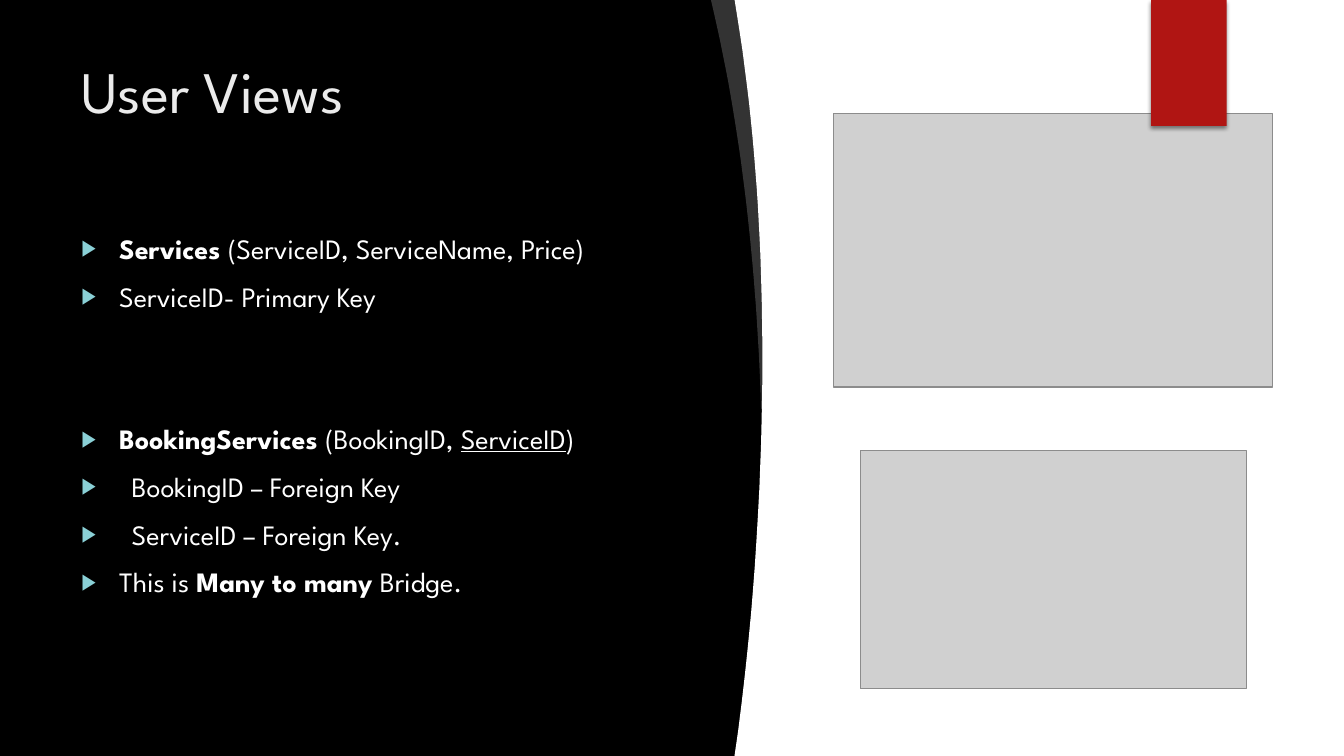
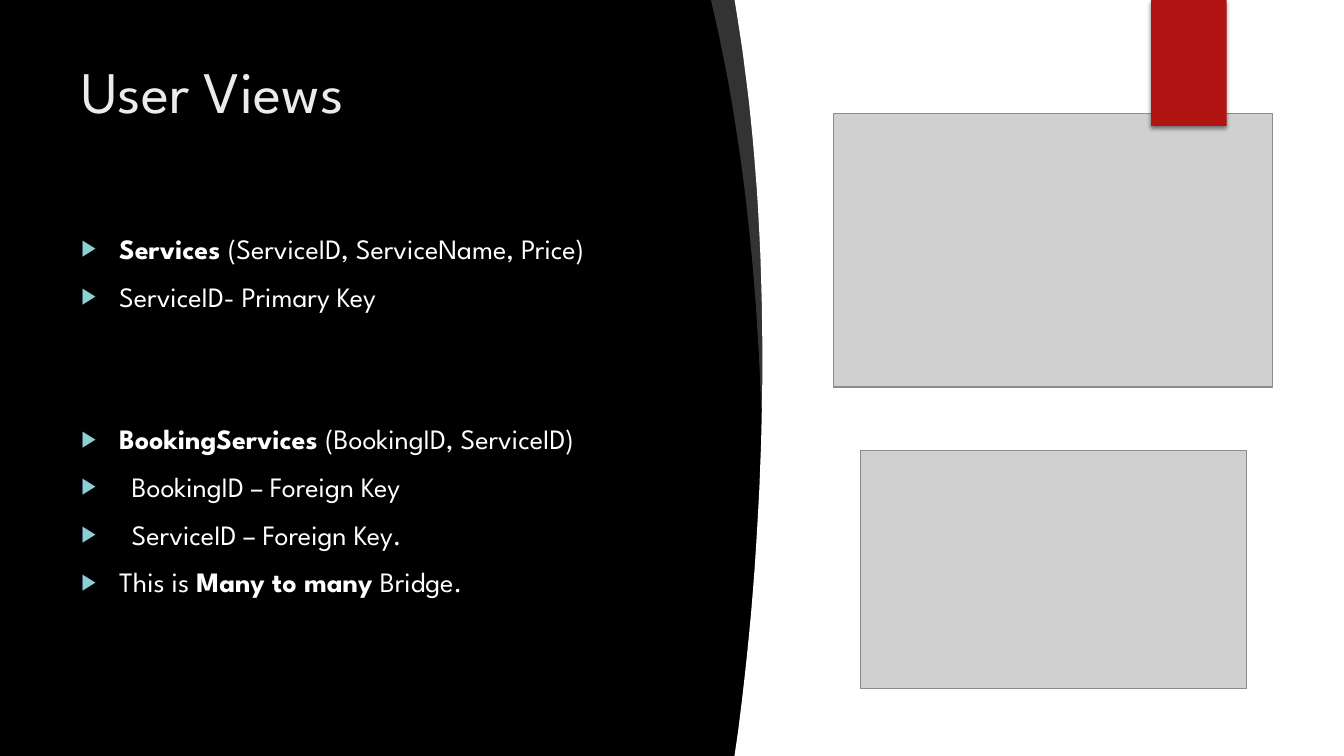
Before and after one commit to mohammadabir/Introduction-To-Database-05-04-2026, a slide deck: slide 6 of Presentation/Hotel Management System.pptx. Drawn at 1344x756 pixels with LibreOffice and Linux fonts; fonts in the diff are those of the drawing; grey boxes stand for pictures; background and template pictures are left out. Boxes give left, top, right and bottom in pixels: in the first picture for what was removed or moved away, otherwise in the second. Text is boxed around its words. In the diff, an @@ line names an element or a change of style, - is before the commit and + after.

```diff
--- a/Presentation/Hotel Management System.pptx
+++ b/Presentation/Hotel Management System.pptx
@@ text at [119, 429, 574, 455]: underline off in "ServiceID)" @@
```
Also in this commit, not shown: 2 other slides changed, 13 other files.
